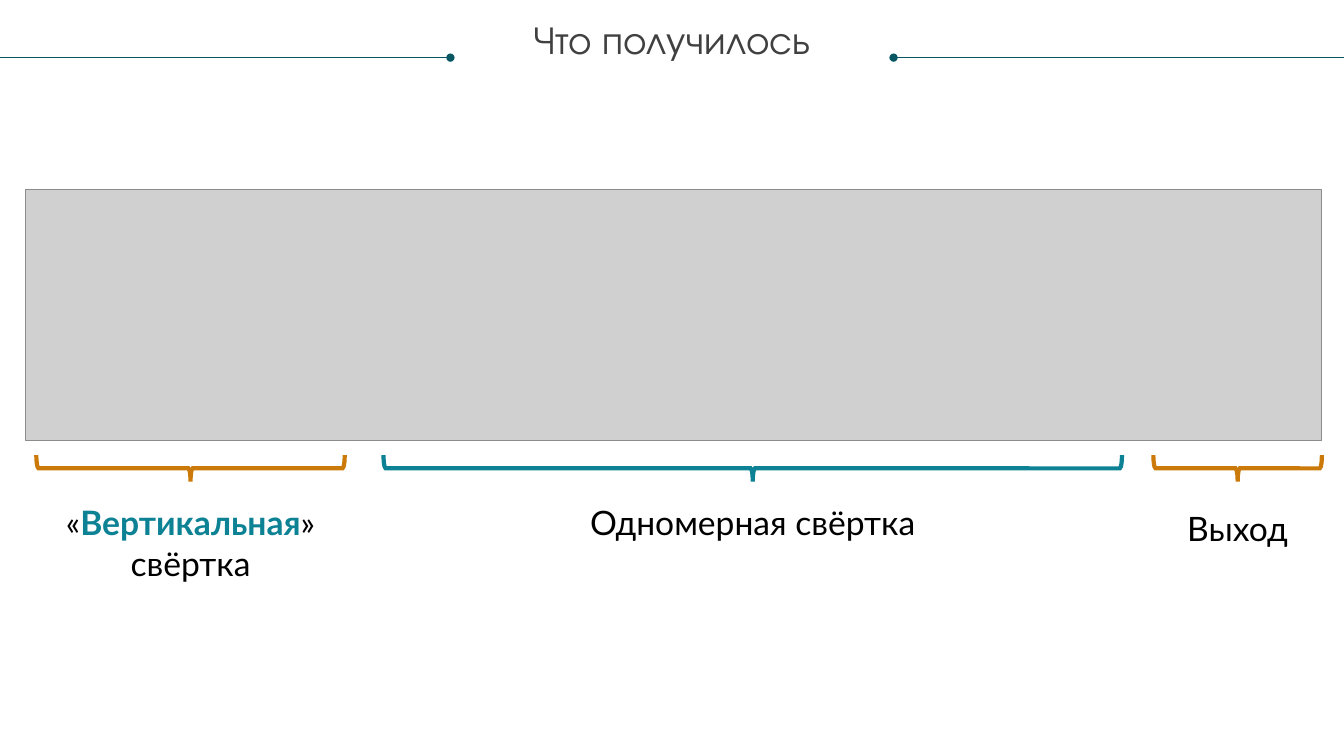
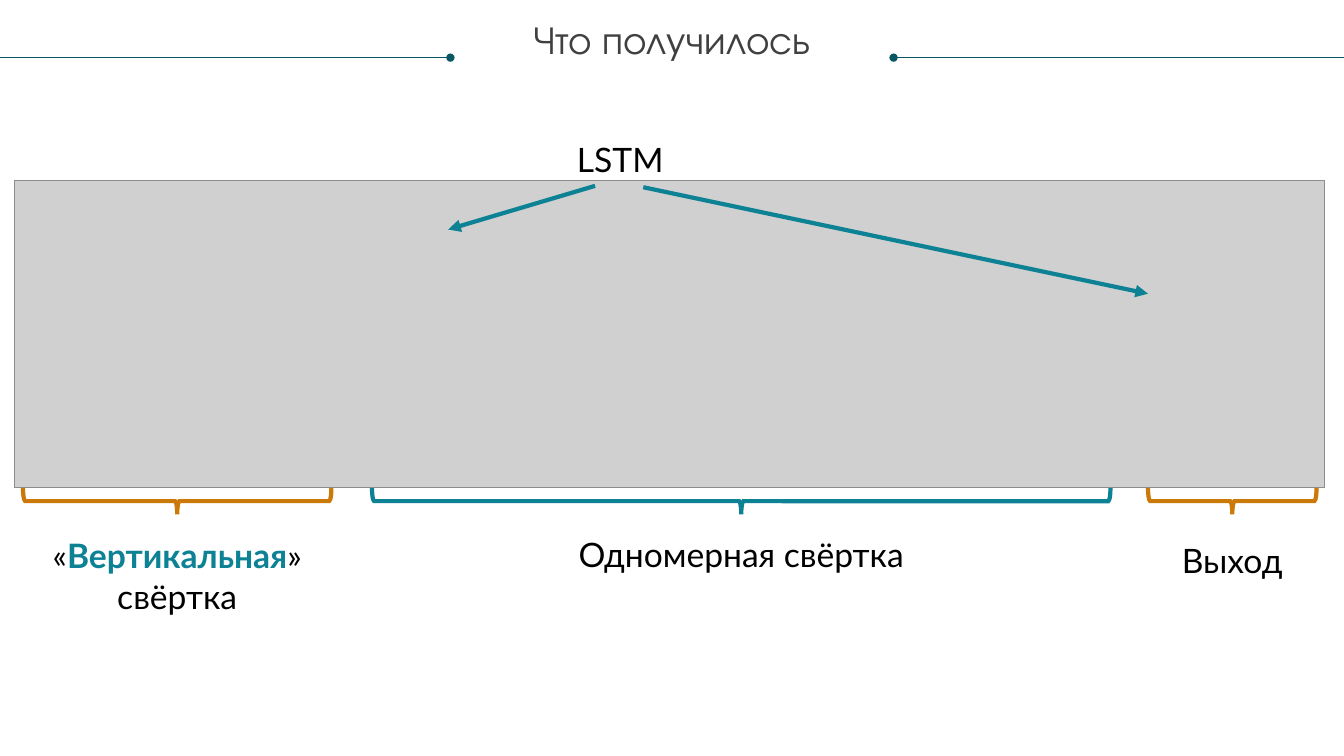
Before and after one commit to andtun/TradingBot-CourseWork, a slide deck: slide 28 of presentation.pptx. Drawn at 1344x756 pixels with LibreOffice and Linux fonts; fonts in the diff are those of the drawing; grey boxes stand for pictures. Boxes give left, top, right and bottom in pixels: in the first picture for what was removed or moved away, otherwise in the second. Text is boxed around its words. In the diff, an @@ line names an element or a change of style, - is before the commit and + after.

Commit message:
presentation pictures modified

```diff
--- a/presentation.pptx
+++ b/presentation.pptx
@@ text added at <box>577,147,663,173</box>, 24 pt, text #000000 @@
+LSTM
@@ picture: place and size @@
-picture at <box>26,189,1322,440</box>
+picture at <box>14,180,1325,487</box>
@@ arrow added from (595, 186) to (449, 230), #0D8295 3 pt @@
@@ arrow added from (643, 188) to (1148, 293), #0D8295 3 pt @@
@@ right brace: place and size @@
-right brace at <box>36,456,345,482</box>
+right brace at <box>23,488,332,514</box>
@@ right brace: place and size @@
-right brace at <box>384,455,1123,481</box>
+right brace at <box>372,488,1111,515</box>
@@ right brace: place and size @@
-right brace at <box>1154,455,1322,481</box>
+right brace at <box>1148,488,1316,515</box>
@@ text "«Вертикальная» свёртка": place and size @@
-text "«Вертикальная» свёртка" at <box>66,510,315,582</box>
+text "«Вертикальная» свёртка" at <box>53,543,302,615</box>
@@ text "Одномерная свёртка": place and size @@
-text "Одномерная свёртка" at <box>590,510,915,541</box>
+text "Одномерная свёртка" at <box>579,542,904,573</box>
@@ text "Выход": place and size @@
-text "Выход" at <box>1187,517,1288,547</box>
+text "Выход" at <box>1182,549,1283,579</box>
```
